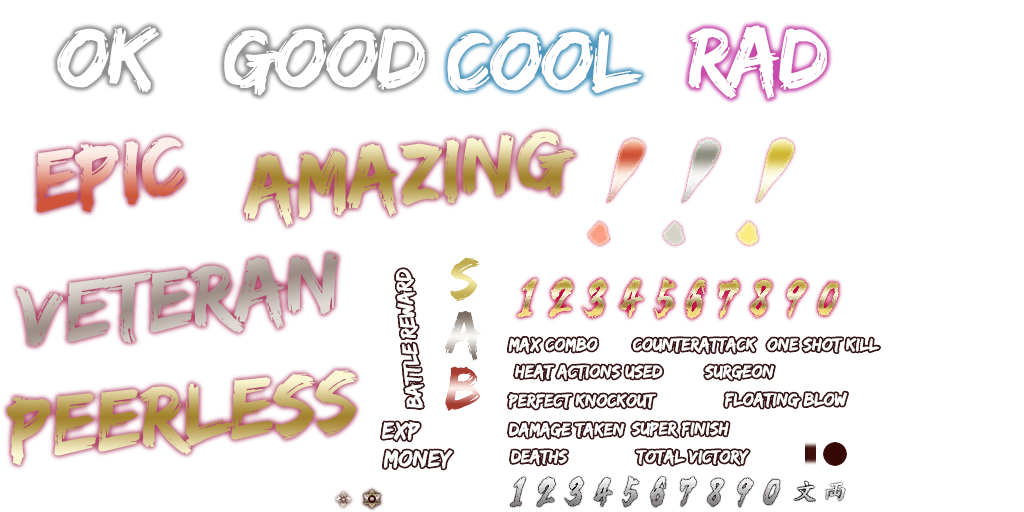
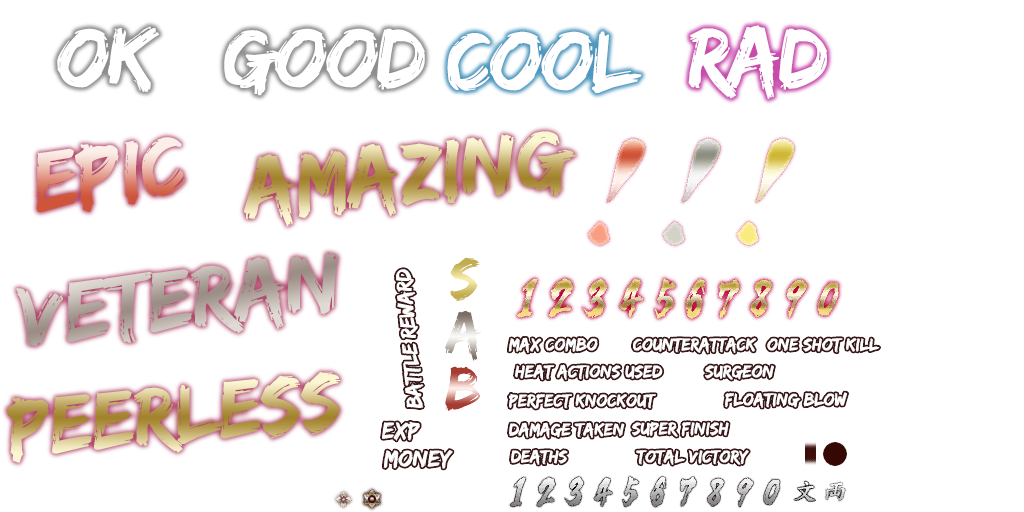
Comparing the layer stacks of the two 1024 × 512 images. Changes:
added layer "peerless copy" in group "rank_text_en" over bbox(7, 372, 341, 463)
hid "peerless", painted on it over bbox(7, 370, 357, 465)